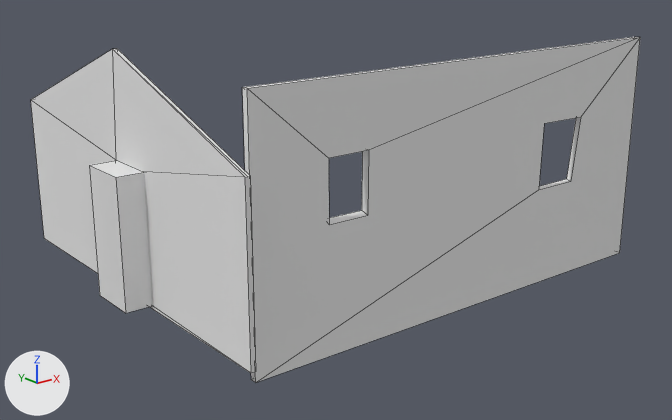
The OBJ model Project/Models/maincottage.obj as it was, and as the next commit left it.
Both versions are drawn from a 50 mm lens placed at (-17.2, -27.2, 11.4), pointed at (6.0, 1.7, -0.2). Every picture has the same lights, and +X, +Y and +Z are marked at lower left. The older version comes first. Mesh edges are drawn as thin lines. Where no turn or scale is listed for an object, it has been applied to the vertices.
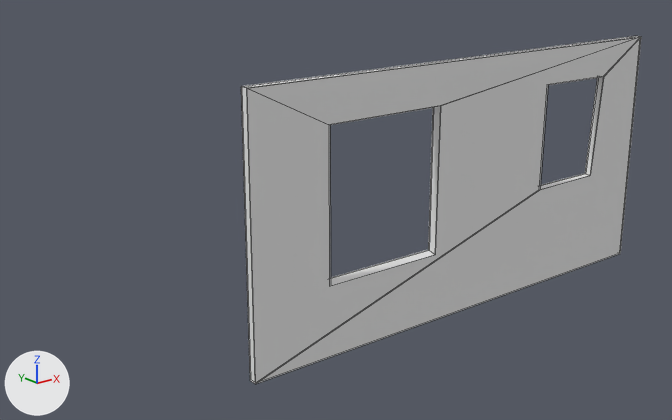
Changed parts and their boxes [x1, y1, x2, y2] in the pictures (672 x 420 px):
'Cube.005', reshaped: before [242, 37, 640, 383]; after [241, 36, 641, 384]
'Cube.003', deleted: before [31, 49, 256, 373]
'Cube.002', deleted: before [89, 160, 153, 313]
part 1 of me_cube_005, built on: before [247, 38, 640, 382]; after [247, 37, 641, 384]

The edits, one by one:
me_cube_005 is used by ob_cube_005; location (0.0, 0.0, 0.0).
me_cube_005 had 24 vertices, 18 faces and spanned x -2.4..17.1, y -4.6..-4.3, z -2.9..6.7.
me_cube_005 now has 48 vertices, 36 faces and spans x -2.4..17.1, y -4.6..-4.3, z -2.9..6.7.
Part 1, on me_cube_005:
4 faces are deleted.
14 vertices move from x 0.6..13.5, y -4.6..-4.3, z 1.2..4.1 to x 0.7..14.8, y -4.6..-4.3, z -0.3..5.3.
24 vertices are added at x -2.4..17.1, y -4.6..-4.3, z -2.9..6.7.
22 new faces join them.
Object 'Cube.002' (ob_cube_002) is deleted.
Object 'Cube.003' (ob_cube_003) is deleted.
